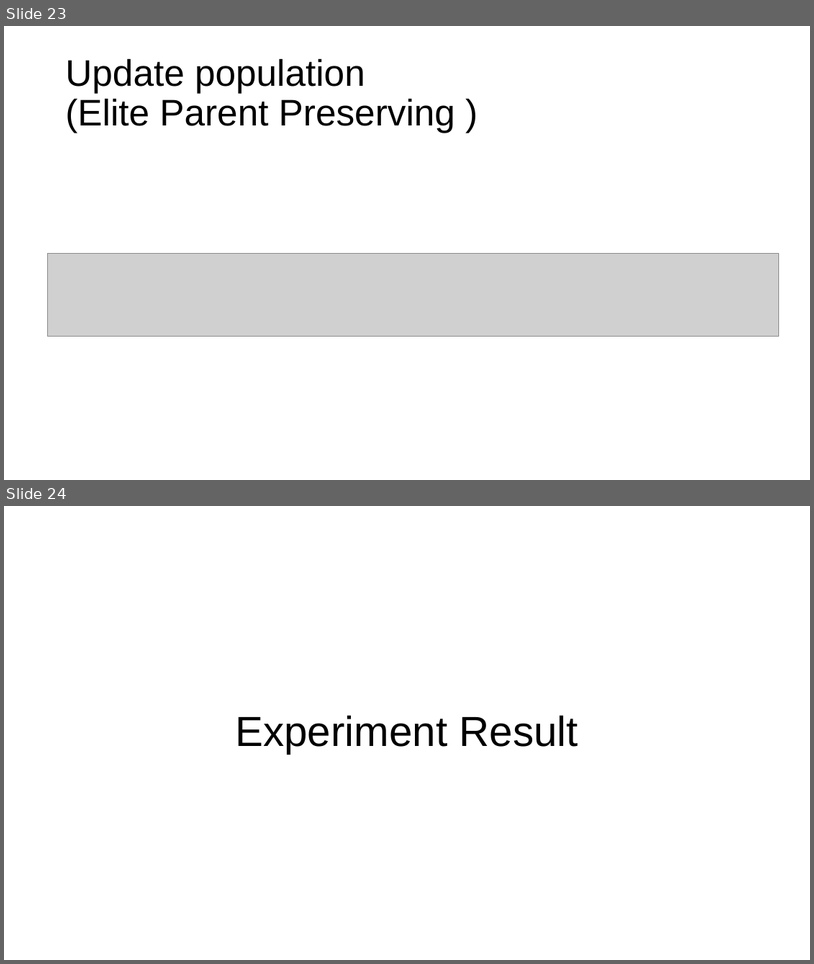
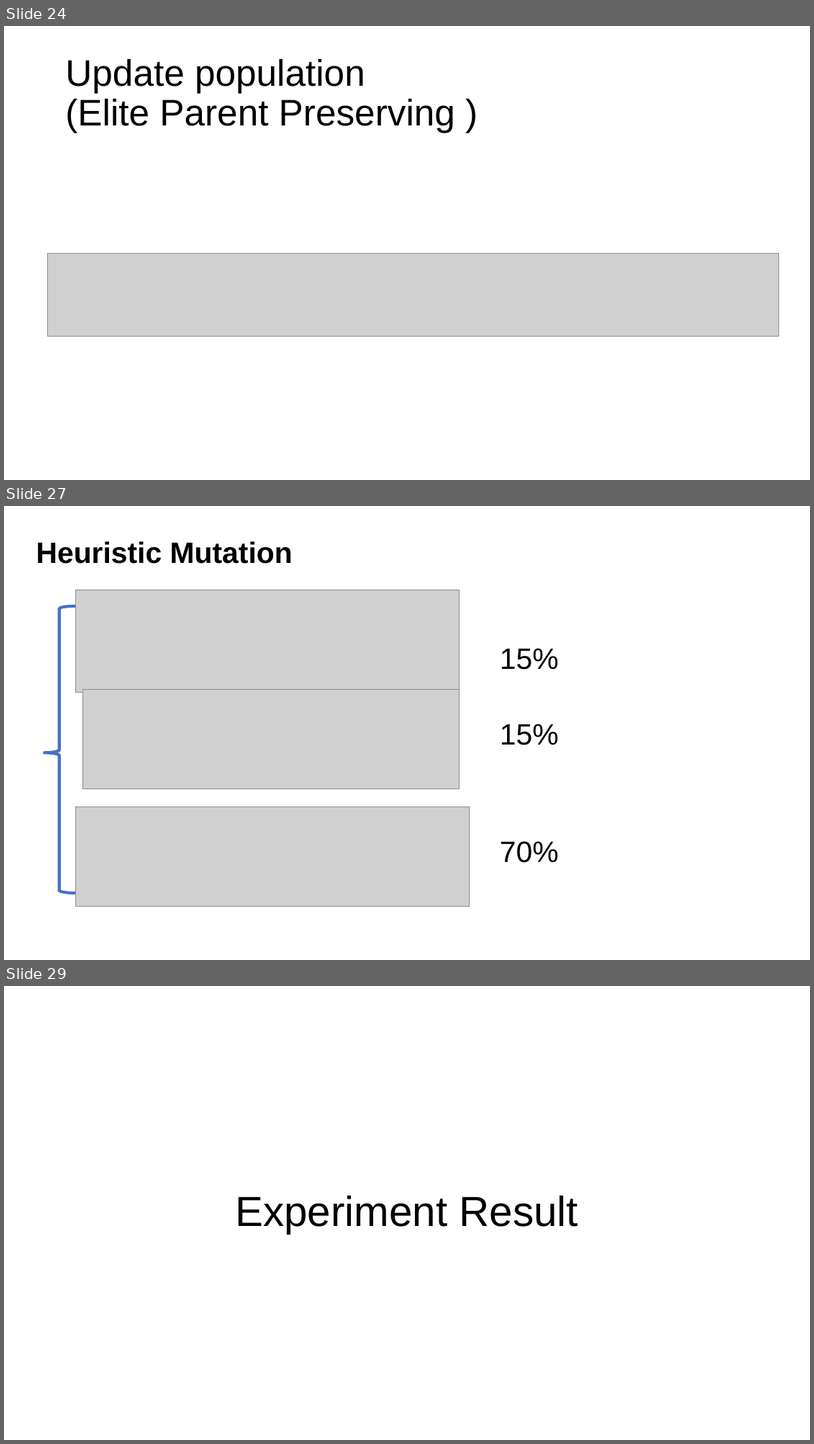
Before and after one commit to RangerX-36917/evoNAS, a slide deck: pre/final/5.9_final_report.pptx. Shown one above the other, each under a label of ours: slides 23 and 24 before the commit, slides 24, 27 and 29 after it; the slides between them are not shown. The pictures are 814x964 and 814x1444 pixels, drawn with LibreOffice and Linux fonts; fonts in the diff are those of the drawing; grey boxes stand for pictures. Boxes give left, top, right and bottom in pixels: in the first picture for what was removed or moved away, otherwise in the second. Text is boxed around its words. In the diff, an @@ line names an element or a change of style, - is before the commit and + after.

```diff
--- a/pre/final/5.9_final_report.pptx
+++ b/pre/final/5.9_final_report.pptx
@@ slide 27 added at <box>4,506,810,960</box>, background #FFFFFF @@
@@ text added at <box>36,541,293,564</box>, 35 pt, text #000000, bold @@
+Heuristic Mutation
@@ picture added at <box>75,590,460,692</box> @@
@@ left brace added at <box>44,606,75,893</box>, outline #4472C4 3.5 pt @@
@@ text added at <box>500,648,559,669</box>, 35 pt, text #000000 @@
+15%
@@ picture added at <box>82,690,460,788</box> @@
@@ text added at <box>500,723,559,745</box>, 35 pt, text #000000 @@
+15%
@@ picture added at <box>75,807,470,906</box> @@
@@ text added at <box>500,841,559,862</box>, 35 pt, text #000000 @@
+70%
@@ what was slide 23 is now slide 24 @@
@@ what was slide 24 is now slide 29 @@
```
Also in this commit, not shown: 4 slides changed, 4 other slides added, 1 other file.
